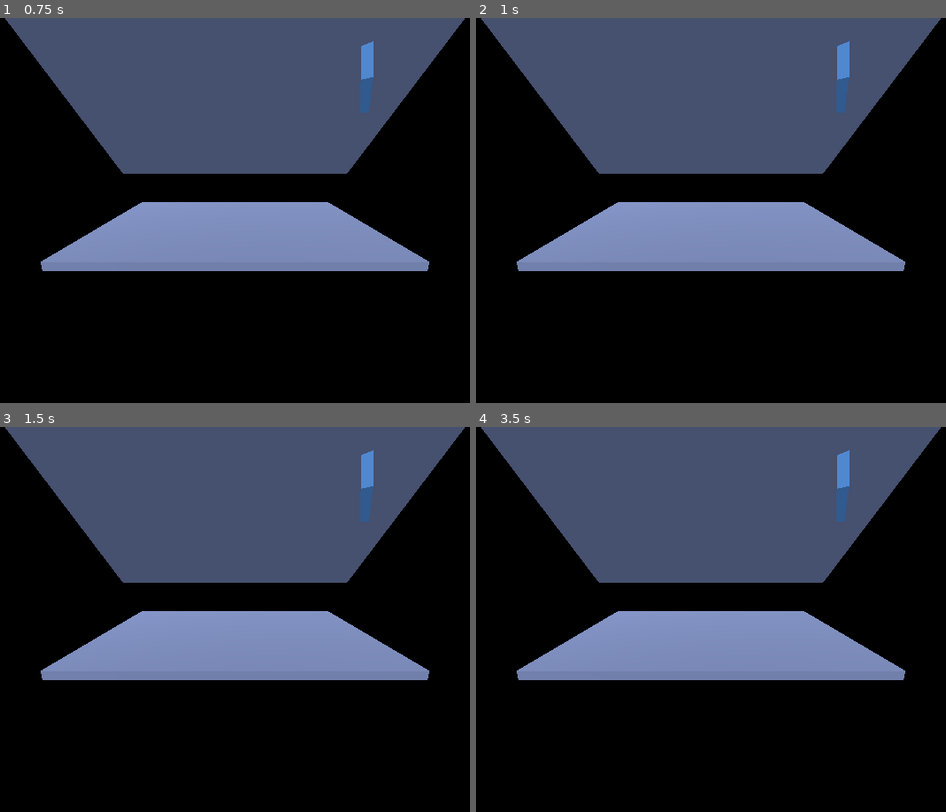
Above: before the commit, frames 1-4 (two rows, left to right).
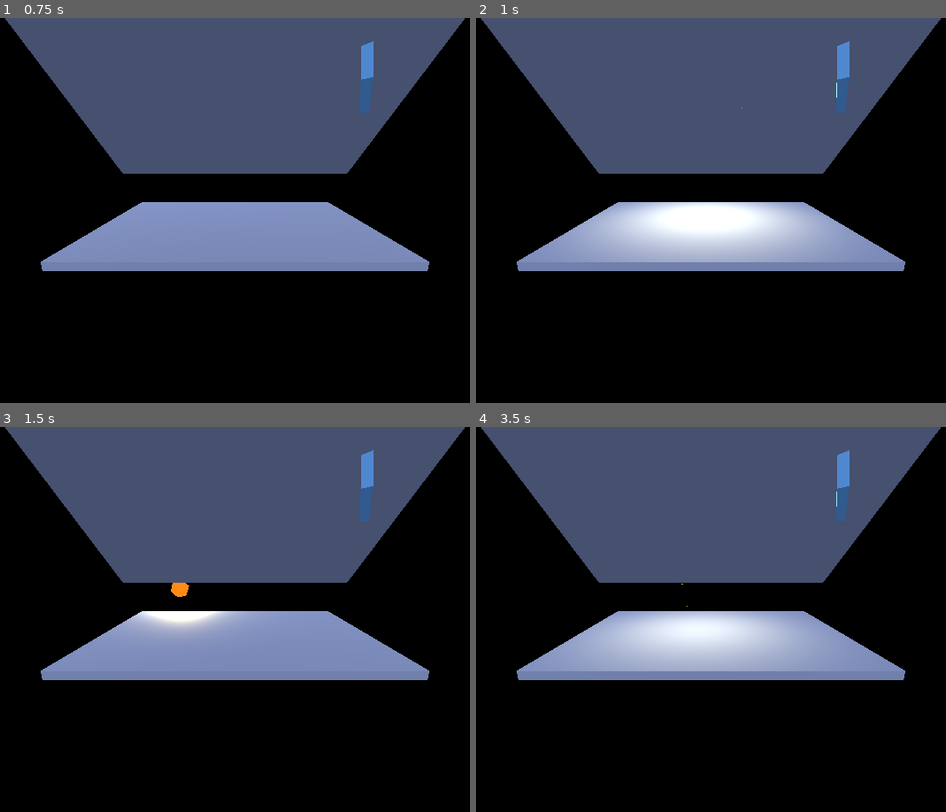
Above: after the commit, the same moments.

Repository: ibrews/godot-avp-cascade
Game: Godot game, scene res://main_v2.tscn
Same seed, same stepped clock (60 frames per second), same inputs: the game is played once before the commit and once after it.
Inputs:
- Up to frame 1 (0.75 s): tap Enter at 0.5 s
- Up to frame 2 (1 s): no input
- Up to frame 3 (1.5 s): no input
- Up to frame 4 (3.5 s): tap Space at 2.75 s

Frame 1 is identical in both runs. In frame 2, 7.5% of the frame differs, in the area x 21-77%, y 16-64%; in frame 3, 1.3%; in frame 4, 6.9%.
Error before the commit: Parse Error: Cannot infer the type of "dt_sec" variable because the value doesn't have a set type. (res://pickup/pickup_able_body.gd:93)

Commit message:
fix: GDScript compile errors that caused passthrough-only on device
Three bugs the --export-pack output did not surface but that broke
scene load on device (process survives, immersive space opens, but
main_v2.gd fails to load → no cubes → passthrough only):

- pickup_able_body.gd: `var dt_sec := (newest["t"] - oldest["t"]) / 1000.0`
  was a hard compile error (Dictionary access is Variant, := cannot
  infer). This broke PickupAbleBody3D compilation, which cascaded to
  main_v2.gd (depends on the class) and to PickupAbleBody3D.new().
  Fixed with explicit Dictionary/float/Vector3 typing.
- main_v2.gd: to_fill := min(...) infers Variant → warning-as-error on
  load. Typed explicitly as int.
- main_v2.gd: procedurally-created CollisionShape3D needs explicit
  name="CollisionShape3D" so PickupHandler3D's $CollisionShape3D lookup
  resolves.
- project.godot: removed openxr/enabled=true (visionOS interface
  self-initializes on the rsanchezsaez branch); kept
  hand_interaction_profile=true.

Verified locally with `Godot --headless --path test-project` before
deploy — surfaces parse/compile errors that --export-pack swallows.

Co-Authored-By: Claude Sonnet 4.6 <noreply@anthropic.com>

Diff:
--- a/test-project/main_v2.gd
+++ b/test-project/main_v2.gd
@@ -162,6 +162,7 @@
 		handler.hold_while_hand_tracking_uncertain = true
 
 		var cs := CollisionShape3D.new()
+		cs.name = "CollisionShape3D"  # PickupHandler3D looks up $CollisionShape3D by this exact name
 		var sphere := SphereShape3D.new()
 		sphere.radius = 0.08
 		cs.shape = sphere
@@ -288,7 +289,7 @@
 	if _audio_playback == null:
 		return
 	var n := int(SAMPLE_RATE * duration)
-	var to_fill := min(n, _audio_playback.get_frames_available())
+	var to_fill: int = min(n, _audio_playback.get_frames_available())
 	for i in range(to_fill):
 		var t := float(i) / SAMPLE_RATE
 		var env := sin(PI * t / duration)
--- a/test-project/pickup/pickup_able_body.gd
+++ b/test-project/pickup/pickup_able_body.gd
@@ -5,7 +5,7 @@
 # from the visionosxr_hand_tracking reference project.
 # Added: throw velocity from recent position history on release.
 
-var highlight_material : Material = preload("res://shaders/highlight_material.tres")
+var highlight_material : Material = load("res://shaders/highlight_material.tres")
 var picked_up_by : Area3D
 var closest_areas : Array
 
@@ -88,11 +88,13 @@
 	# Compute throw velocity from recent hand movement.
 	var throw_velocity := Vector3.ZERO
 	if _pos_history.size() >= 2:
-		var newest = _pos_history[-1]
-		var oldest = _pos_history[0]
-		var dt_sec := (newest["t"] - oldest["t"]) / 1000.0
+		var newest: Dictionary = _pos_history[-1]
+		var oldest: Dictionary = _pos_history[0]
+		var dt_sec: float = (float(newest["t"]) - float(oldest["t"])) / 1000.0
 		if dt_sec > 0.001:
-			throw_velocity = (newest["pos"] - oldest["pos"]) / dt_sec
+			var new_pos: Vector3 = newest["pos"]
+			var old_pos: Vector3 = oldest["pos"]
+			throw_velocity = (new_pos - old_pos) / dt_sec
 	_pos_history.clear()
 
 	# Remember our current transform.
--- a/test-project/project.godot
+++ b/test-project/project.godot
@@ -25,9 +25,5 @@
 
 [xr]
 
-openxr/enabled=true
-openxr/reference_space=2
-openxr/foveation_level=2
-openxr/foveation_dynamic=true
 openxr/extensions/hand_interaction_profile=true
 shaders/enabled=true
